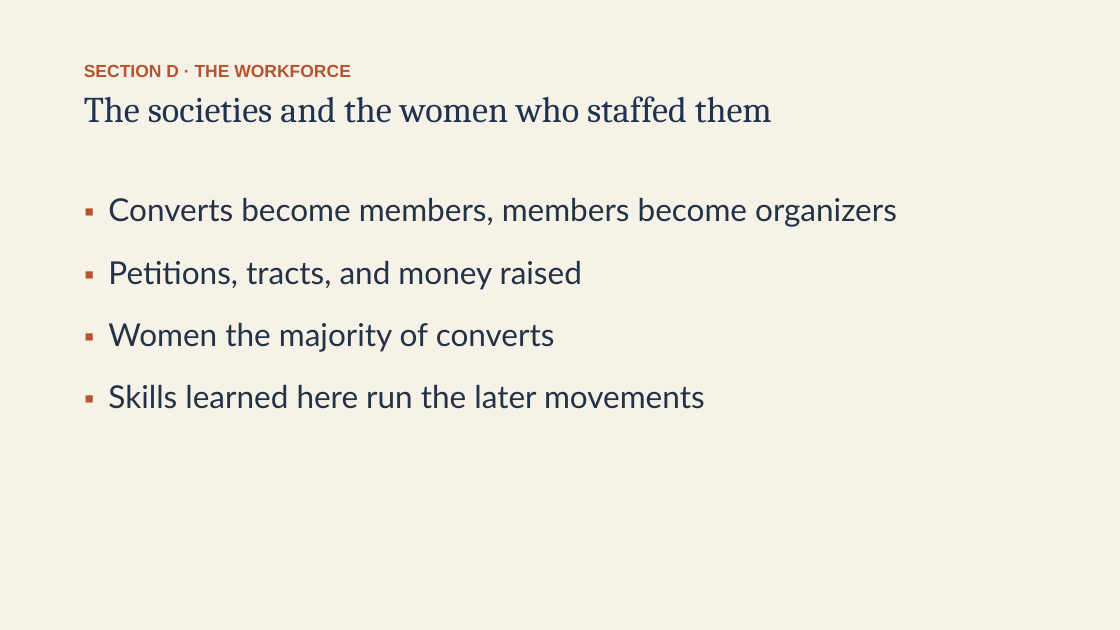
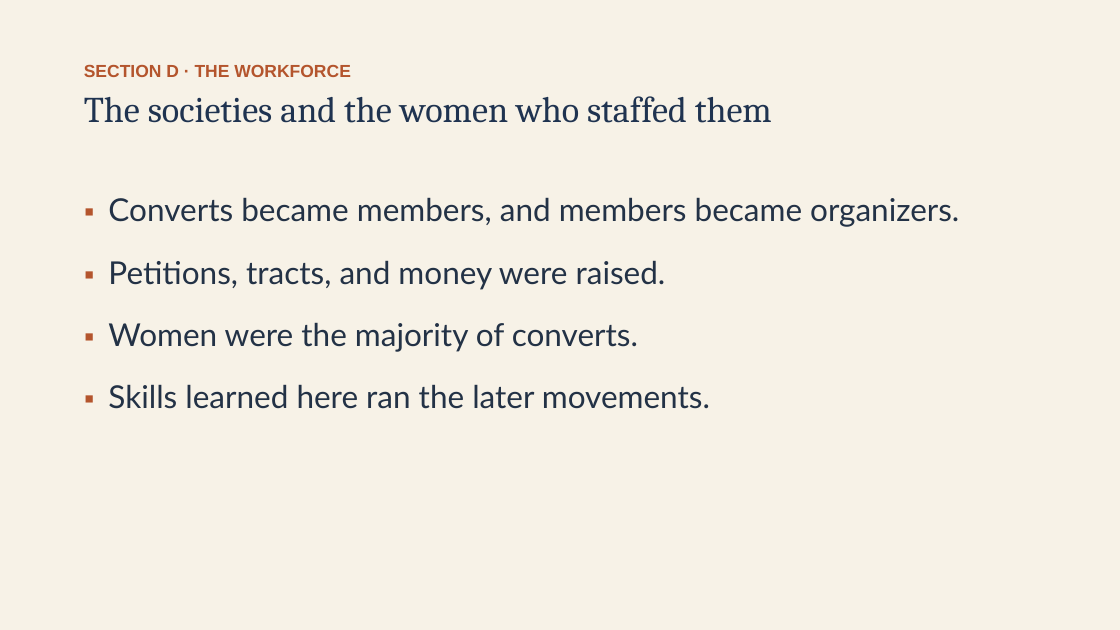
Before and after one commit to ab17gthb/humanities-curriculum-group, a slide deck: slide 14 of jackson-reform/lesson-06/lesson-06-slides.pptx. Drawn at 1120x630 pixels with LibreOffice and Linux fonts; fonts in the diff are those of the drawing. Boxes give left, top, right and bottom in pixels: in the first picture for what was removed or moved away, otherwise in the second. Text is boxed around its words. In the diff, an @@ line names an element or a change of style, - is before the commit and + after.

```diff
--- a/jackson-reform/lesson-06/lesson-06-slides.pptx
+++ b/jackson-reform/lesson-06/lesson-06-slides.pptx
@@ text at [108,197,959,409]: text changed @@
-▪ Converts become members, members become organizers
-▪ Petitions, tracts, and money raised
-▪ Women the majority of converts
-▪ Skills learned here run the later movements
+▪ Converts became members, and members became organizers.
+▪ Petitions, tracts, and money were raised.
+▪ Women were the majority of converts.
+▪ Skills learned here ran the later movements.
```
Also in this commit, not shown: 12 other slides changed, 6 other files.
